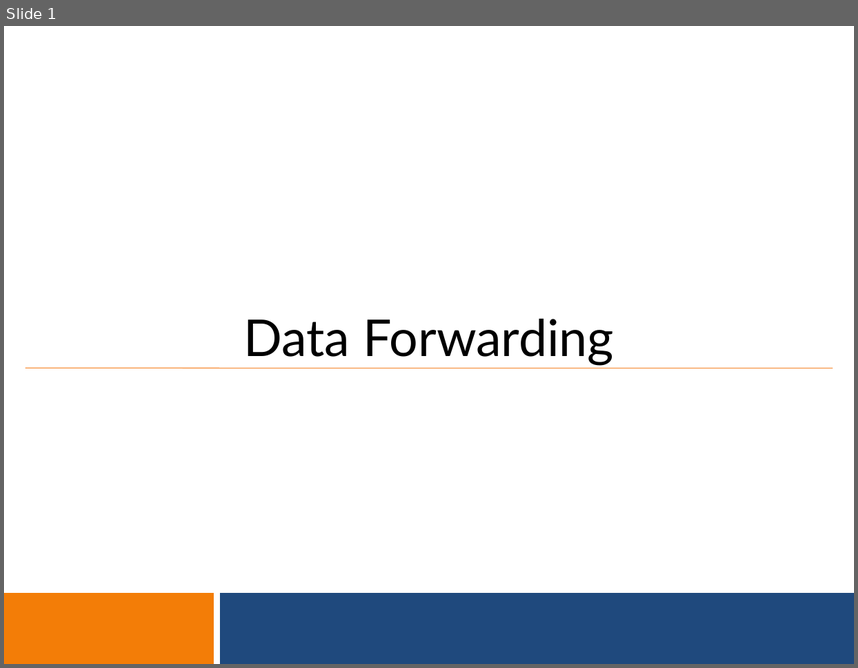
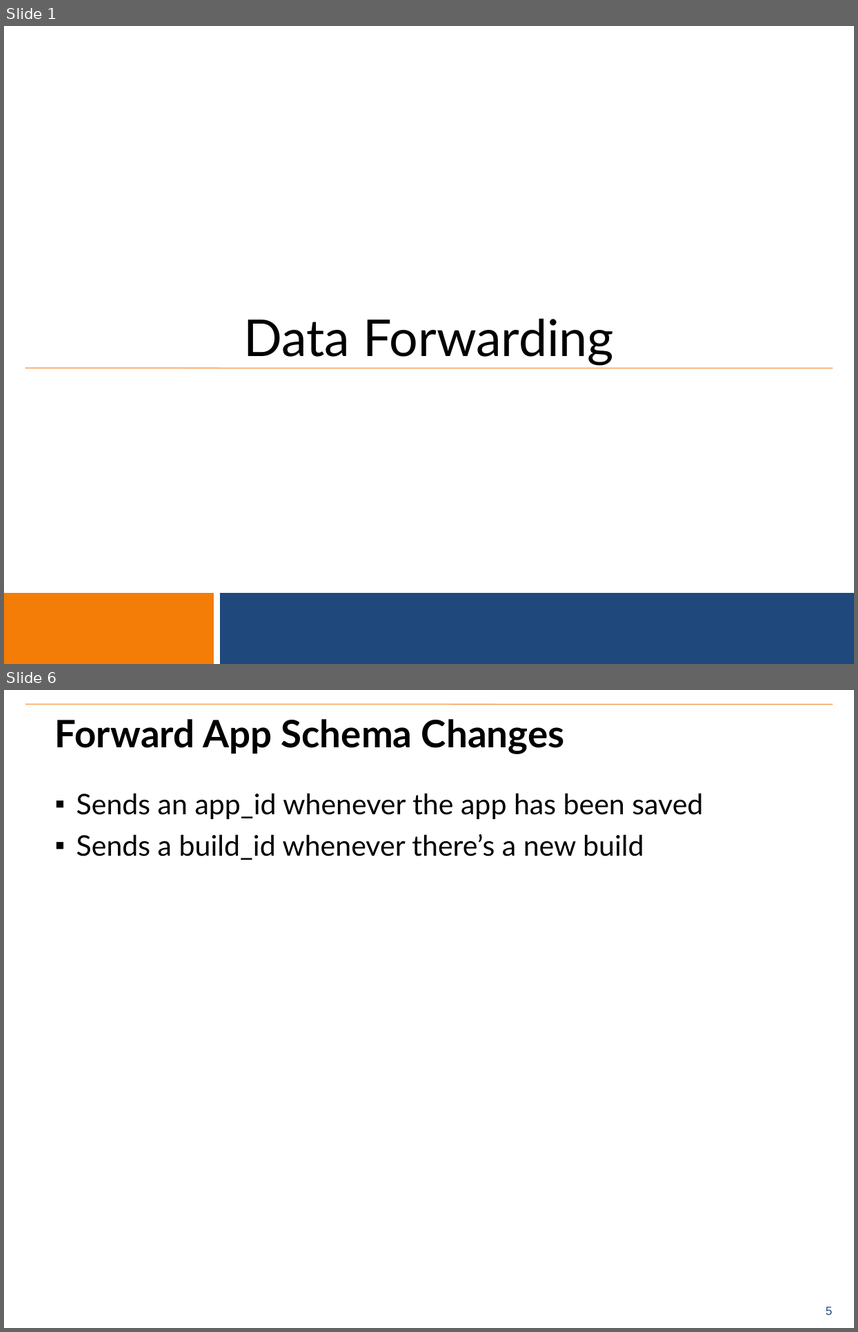
Before and after one commit to benrudolph/exi-training, a slide deck: DataForwarding/data_forwarding.pptx. Shown one above the other, each under a label of ours: slide 1 before the commit, slides 1 and 6 after it; the slides between them are not shown. The pictures are 858x668 and 858x1332 pixels, drawn with LibreOffice and Linux fonts; fonts in the diff are those of the drawing; background and template pictures are left out. Boxes give left, top, right and bottom in pixels: in the first picture for what was removed or moved away, otherwise in the second. Text is boxed around its words. In the diff, an @@ line names an element or a change of style, - is before the commit and + after.

```diff
--- a/DataForwarding/data_forwarding.pptx
+++ b/DataForwarding/data_forwarding.pptx
@@ slide 6 added at [4,690,854,1328], background #FFFFFF; not listed: 1 template element that a slide beside it also shows @@
@@ line added from (25, 704) to (833, 704), #F79646 0.75 pt @@
@@ title added at [55,719,565,754], 32 pt, text #000000, bold @@
+Forward App Schema Changes
@@ text added at [76,793,703,860], 24 pt, text #000000 @@
+▪ Sends an app_id whenever the app has been saved
+▪ Sends a build_id whenever there’s a new build
```
Also in this commit, not shown: 6 other slides added, 3 slides removed, 10 other files.
